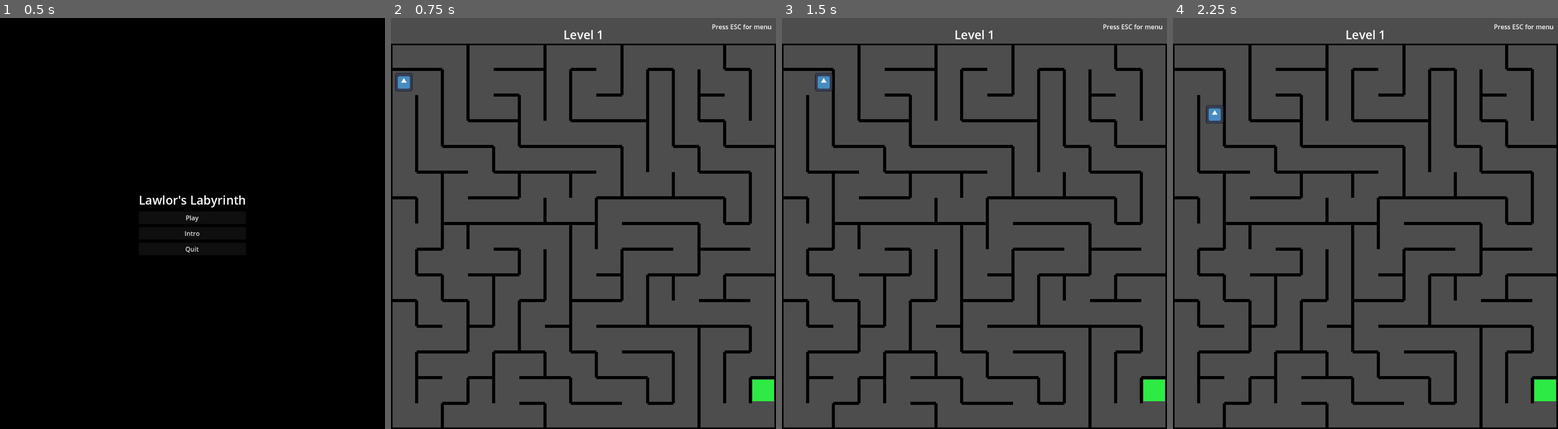
Above: before the commit, frames 1-4 (left to right).
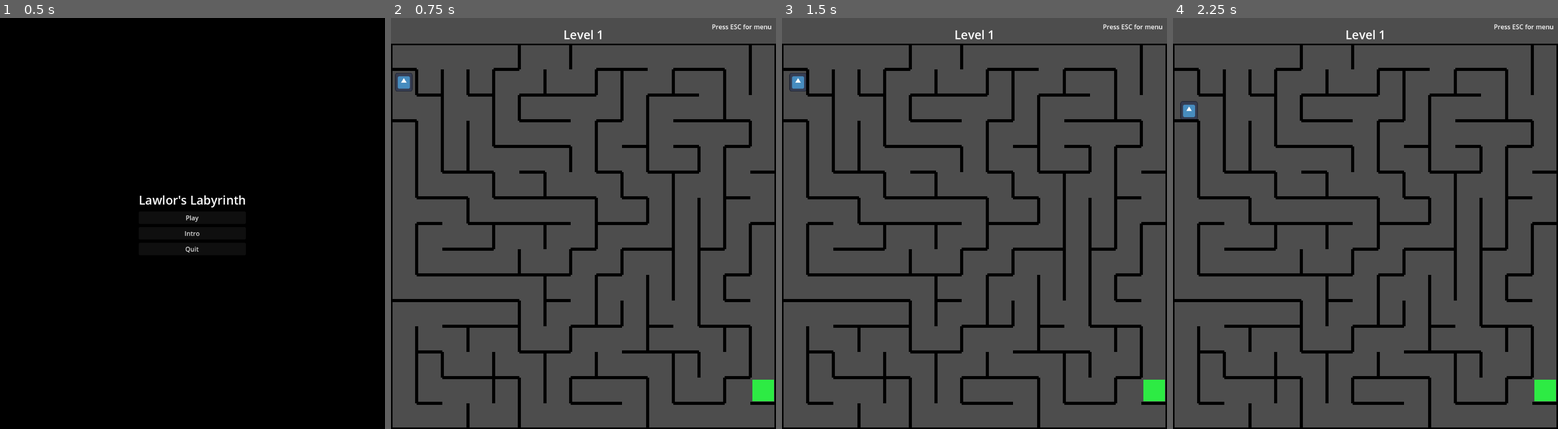
Above: after the commit, the same moments.

Repository: gkim14/CS471_LawlorsLabyrinth
Game: Godot game, scene res://scenes/StartScreen.tscn
Two runs of this game, one before a commit and one after it. Both use one fixed random seed, a clock stepped at 60 frames per second and the inputs below. The engine's default icon, where the game draws it, is replaced by a stand-in: a white triangle on a blue panel in a dark square.
Inputs:
- Up to frame 1 (0.5 s): no input
- Up to frame 2 (0.75 s): click "Play" at 0.5 s
- Up to frame 3 (1.5 s): tap Enter at 1.25 s; hold D (right) from 1.28 s (still down)
- Up to frame 4 (2.25 s): tap Space at 2 s; release D (right) at 2.03 s; hold S (down) from 2.03 s (still down)

Frame 1 is identical in both runs. In frame 2, 9.7% of the frame differs, in the area x 0-100%, y 6-100%; in frame 3, 9.9%; in frame 4, 9.9%.

Commit message:
edited maze to start at player pos

Diff:
--- a/scenes/Main.tscn
+++ b/scenes/Main.tscn
@@ -13,9 +13,9 @@
 [node name="Main" type="Node2D"]
 script = ExtResource("1_rarhs")
 
+[node name="MazeAddon" parent="." instance=ExtResource("2_rvslj")]
+
 [node name="RdMaze" parent="." instance=ExtResource("1_elqb8")]
-
-[node name="MazeAddon" parent="." instance=ExtResource("2_rvslj")]
 
 [node name="UI" type="CanvasLayer" parent="."]
 follow_viewport_scale = 0.001
--- a/scripts/rd_maze.gd
+++ b/scripts/rd_maze.gd
@@ -67,7 +67,7 @@
 			unvisited.append(pos)
 			Map.set_cell(pos, source_id, atlus_coords[15])
 			wall_data[pos] = 15
-	var current = Vector2i(0, 1)
+	var current = Global.player_pos
 	unvisited.erase(current)
 	# execute recursive backtracker algorithm
 	while unvisited:
